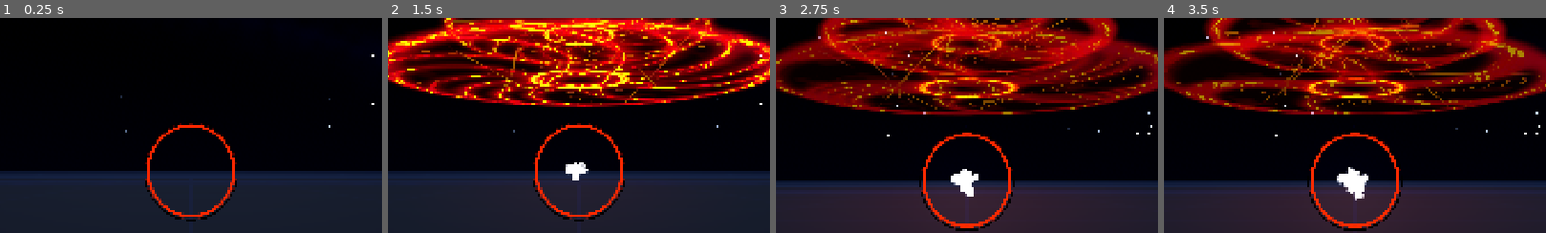
Above: before the commit, frames 1-4 (left to right).
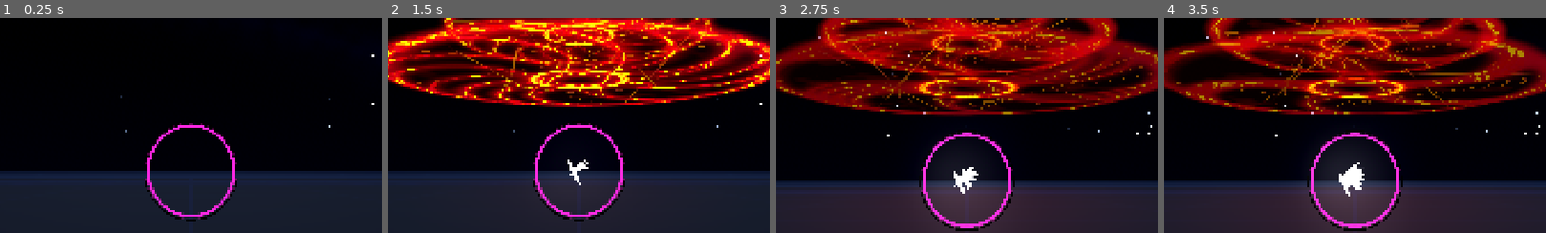
Above: after the commit, the same moments.

Repository: DHA343/explosion
Game: Godot game, scene res://main/main_3d.tscn
Same seed, same stepped clock (60 frames per second), same inputs: the game is played once before the commit and once after it.
Inputs (mouse positions are % of the whole screen's width and height, from its top left):
- Up to frame 1 (0.25 s): no input
- Up to frame 2 (1.5 s): tap Enter at 0.5 s; move the mouse to (72, 45) at 0.52 s; hold D 0.53-1.25 s; tap 1 at 0.6 s; click (72, 45) at 0.67 s; drag from (30, 55) to (45, 70) at 1.27 s
- Up to frame 3 (2.75 s): move the mouse to (60, 28) at 2.02 s; hold D from 2.03 s (still down); tap F at 2.1 s
- Up to frame 4 (3.5 s): release D at 2.75 s; drag from (45, 70) to (20, 35) at 2.77 s
The pictures show only the part of the screen within x 25-75%, y 50-100%; the shares and areas given below are measured in that part.

The runs differ from the first frame. In frame 1, 1.2% of the frame differs, in the area x 38-62%, y 48-94%; in frame 2, 1.5%; in frame 3, 1.7%; in frame 4, 2.7%, in the area x 38-62%, y 53-98%.

Commit message:
5

Diff:
--- a/orb/light_burst.gd
+++ b/orb/light_burst.gd
@@ -1,5 +1,7 @@
 @tool
 extends GPUParticles2D
+
+const TRAIL_WIDTH_SCALE := 0.12
 
 @export_range(1.0, 1024.0, 1.0) var particle_size: float = 128.0:
 	set(value):
@@ -13,17 +15,36 @@
 		if is_inside_tree():
 			_apply_sphere_radius()
 
+@onready var _trail: GPUParticles2D = $Trail
+
 
 func _enter_tree() -> void:
 	_apply_particle_size()
 	_apply_sphere_radius()
 
 
+func _ready() -> void:
+	_synchronize_trail()
+	_apply_particle_size()
+	_apply_sphere_radius()
+
+
 func _apply_particle_size() -> void:
 	set_instance_shader_parameter("particle_size", particle_size)
+	if is_node_ready():
+		_trail.set_instance_shader_parameter("trail_width", particle_size * TRAIL_WIDTH_SCALE)
 
 
 func _apply_sphere_radius() -> void:
 	var shader_material := process_material as ShaderMaterial
 	assert(shader_material != null, "LightBurstにはShaderMaterialを設定してください。")
 	shader_material.set_shader_parameter("sphere_radius", sphere_radius)
+
+
+func _synchronize_trail() -> void:
+	_trail.amount = amount
+	_trail.lifetime = lifetime
+	_trail.local_coords = local_coords
+	_trail.process_material = process_material
+	_trail.use_fixed_seed = true
+	_trail.seed = seed
--- a/orb/light_burst.tscn
+++ b/orb/light_burst.tscn
@@ -3,6 +3,7 @@
 [ext_resource type="Material" uid="uid://r7tadqrv8a74" path="res://orb/light_burst_material.tres" id="2_4glmt"]
 [ext_resource type="Material" uid="uid://bitx5gvu4qwd2" path="res://orb/light_burst_process_material.tres" id="2_kbmwm"]
 [ext_resource type="Script" uid="uid://0u43suc8ln6t" path="res://orb/light_burst.gd" id="3_t5wk0"]
+[ext_resource type="Material" path="res://orb/light_burst_trail_material.tres" id="4_trail"]
 
 [node name="LightBurst" type="GPUParticles2D" unique_id=15074733]
 material = ExtResource("2_4glmt")
@@ -11,5 +12,20 @@
 lifetime = 1.09
 local_coords = true
 process_material = ExtResource("2_kbmwm")
+use_fixed_seed = true
+seed = 1
 script = ExtResource("3_t5wk0")
 particle_size = 400.0
+
+[node name="Trail" type="GPUParticles2D" parent="."]
+material = ExtResource("4_trail")
+amount = 10
+lifetime = 1.09
+local_coords = true
+trail_enabled = true
+trail_lifetime = 0.1
+trail_sections = 4
+trail_section_subdivisions = 1
+process_material = ExtResource("2_kbmwm")
+use_fixed_seed = true
+seed = 1
--- a/orb/light_burst_material.tres
+++ b/orb/light_burst_material.tres
@@ -5,8 +5,5 @@
 [resource]
 shader = ExtResource("1_kedwy")
 shader_parameter/color = Color(1.8247963, 1.8247963, 1.8247963, 1)
-shader_parameter/inner_width = 0.02999999932944
-shader_parameter/outer_width = 0.12999999709424
-shader_parameter/perspective_power = 1.5
+shader_parameter/width_scale = 0.18
 shader_parameter/edge_softness = 0.05999999865888
-shader_parameter/join_softness = 0.0050000002375
--- a/orb/light_burst_process_material.tres
+++ b/orb/light_burst_process_material.tres
@@ -8,5 +8,5 @@
 shader_parameter/min_length_scale = 0.2999999932944
 shader_parameter/speed_decay_power = 2.5000000223518
 shader_parameter/depth_strength = 0.3999999910592
-shader_parameter/end_length_scale = 0.249999994412
+shader_parameter/end_length_scale = 1.0
 shader_parameter/sphere_radius = 450.0
--- a/orb/light_burst_shader.tres
+++ b/orb/light_burst_shader.tres
@@ -1,316 +1,21 @@
-[gd_resource type="VisualShader" format=3 uid="uid://dsoq1i6qscra8"]
-
-[sub_resource type="VisualShaderNodeFloatParameter" id="VisualShaderNodeFloatParameter_edge_softness"]
-linked_parent_graph_frame = 46
-parameter_name = "edge_softness"
-hint = 2
-max = 0.25
-step = 0.01
-default_value_enabled = true
-default_value = 0.02
-
-[sub_resource type="VisualShaderNodeFloatOp" id="VisualShaderNodeFloatOp_body_soft_width"]
-default_input_values = [0, 0.0, 1, 0.02]
-linked_parent_graph_frame = 46
-
-[sub_resource type="VisualShaderNodeSmoothStep" id="VisualShaderNodeSmoothStep_body"]
-default_input_values = [0, 0.0, 1, 0.02, 2, 0.0]
-linked_parent_graph_frame = 46
-
-[sub_resource type="VisualShaderNodeFloatOp" id="VisualShaderNodeFloatOp_body_vertical"]
-default_input_values = [0, 1.0, 1, 0.0]
-linked_parent_graph_frame = 46
-operator = 1
-
-[sub_resource type="VisualShaderNodeFloatOp" id="VisualShaderNodeFloatOp_head_center_x"]
-default_input_values = [0, 1.0, 1, 0.25]
-operator = 1
-
-[sub_resource type="VisualShaderNodeFloatOp" id="VisualShaderNodeFloatOp_body_x"]
-default_input_values = [0, 0.0, 1, 0.08]
-operator = 1
-
-[sub_resource type="VisualShaderNodeFloatOp" id="VisualShaderNodeFloatOp_body_length"]
-default_input_values = [0, 0.92, 1, 0.08]
-operator = 1
-
-[sub_resource type="VisualShaderNodeFloatOp" id="VisualShaderNodeFloatOp_body_t_raw"]
-default_input_values = [0, 0.0, 1, 1.0]
-operator = 3
-
-[sub_resource type="VisualShaderNodeClamp" id="VisualShaderNodeClamp_body_t"]
-linked_parent_graph_frame = 43
-
-[sub_resource type="VisualShaderNodeInput" id="VisualShaderNodeInput_uv"]
-input_name = "uv"
-
-[sub_resource type="VisualShaderNodeFloatOp" id="VisualShaderNodeFloatOp_tail_body_start"]
-default_input_values = [0, 0.08, 1, 0.02]
-operator = 1
-
-[sub_resource type="VisualShaderNodeSmoothStep" id="VisualShaderNodeSmoothStep_body_start"]
-default_input_values = [0, 0.06, 1, 0.08, 2, 0.0]
-
-[sub_resource type="VisualShaderNodeFloatOp" id="VisualShaderNodeFloatOp_head_body_end"]
-default_input_values = [0, 0.92, 1, 0.02]
-
-[sub_resource type="VisualShaderNodeSmoothStep" id="VisualShaderNodeSmoothStep_body_end"]
-default_input_values = [0, 0.92, 1, 0.94, 2, 0.0]
-
-[sub_resource type="VisualShaderNodeFloatOp" id="VisualShaderNodeFloatOp_body_end_mask"]
-default_input_values = [0, 1.0, 1, 0.0]
-operator = 1
-
-[sub_resource type="VisualShaderNodeFloatOp" id="VisualShaderNodeFloatOp_body_start_end"]
-default_input_values = [0, 0.0, 1, 1.0]
-operator = 2
-
-[sub_resource type="VisualShaderNodeFloatOp" id="VisualShaderNodeFloatOp_body"]
-default_input_values = [0, 0.0, 1, 1.0]
-operator = 2
-
-[sub_resource type="VisualShaderNodeVectorCompose" id="VisualShaderNodeVectorCompose_tail_center"]
-default_input_values = [0, 0.0, 1, 0.5, 2, 0.0]
-op_type = 0
-
-[sub_resource type="VisualShaderNodeVectorOp" id="VisualShaderNodeVectorOp_tail_delta"]
-default_input_values = [0, Vector2(0, 0), 1, Vector2(0, 0)]
-op_type = 0
-operator = 1
-
-[sub_resource type="VisualShaderNodeVectorLen" id="VisualShaderNodeVectorLen_tail_distance"]
-default_input_values = [0, Vector2(0, 0)]
-op_type = 0
-
-[sub_resource type="VisualShaderNodeVectorDecompose" id="VisualShaderNodeVectorDecompose_uv"]
-default_input_values = [0, Vector2(0, 0)]
-op_type = 0
-
-[sub_resource type="VisualShaderNodeFloatOp" id="VisualShaderNodeFloatOp_tail_soft_radius"]
-default_input_values = [0, 0.08, 1, 0.02]
-
-[sub_resource type="VisualShaderNodeSmoothStep" id="VisualShaderNodeSmoothStep_tail_circle"]
-default_input_values = [0, 0.08, 1, 0.1, 2, 0.0]
-
-[sub_resource type="VisualShaderNodeFloatOp" id="VisualShaderNodeFloatOp_tail_circle"]
-default_input_values = [0, 1.0, 1, 0.0]
-operator = 1
-
-[sub_resource type="VisualShaderNodeVectorCompose" id="VisualShaderNodeVectorCompose_head_center"]
-default_input_values = [0, 0.0, 1, 0.5, 2, 0.0]
-op_type = 0
-
-[sub_resource type="VisualShaderNodeVectorOp" id="VisualShaderNodeVectorOp_head_delta"]
-default_input_values = [0, Vector2(0, 0), 1, Vector2(0, 0)]
-op_type = 0
-operator = 1
-
-[sub_resource type="VisualShaderNodeVectorLen" id="VisualShaderNodeVectorLen_head_distance"]
-default_input_values = [0, Vector2(0, 0)]
-op_type = 0
-
-[sub_resource type="VisualShaderNodeFloatOp" id="VisualShaderNodeFloatOp_head_soft_radius"]
-default_input_values = [0, 0.25, 1, 0.02]
-
-[sub_resource type="VisualShaderNodeSmoothStep" id="VisualShaderNodeSmoothStep_head_circle"]
-default_input_values = [0, 0.25, 1, 0.27, 2, 0.0]
-
-[sub_resource type="VisualShaderNodeFloatOp" id="VisualShaderNodeFloatOp_head_circle"]
-default_input_values = [0, 1.0, 1, 0.0]
-operator = 1
-
-[sub_resource type="VisualShaderNodeFloatOp" id="VisualShaderNodeFloatOp_body_with_tail"]
-default_input_values = [0, 0.0, 1, 1.0]
-operator = 6
-
-[sub_resource type="VisualShaderNodeSmoothStep" id="VisualShaderNodeSmoothStep_width_t"]
-default_input_values = [0, 0.0, 1, 1.0, 2, 0.0]
-
-[sub_resource type="VisualShaderNodeFloatOp" id="VisualShaderNodeFloatOp_final_shape"]
-default_input_values = [0, 0.0, 1, 1.0]
-operator = 6
-
-[sub_resource type="VisualShaderNodeColorParameter" id="VisualShaderNodeColorParameter_color"]
-parameter_name = "color"
-default_value_enabled = true
-
-[sub_resource type="VisualShaderNodeFloatParameter" id="VisualShaderNodeFloatParameter_join_softness"]
-parameter_name = "join_softness"
-hint = 2
-max = 0.02
-step = 0.001
-default_value_enabled = true
-default_value = 0.005
-
-[sub_resource type="VisualShaderNodeFrame" id="VisualShaderNodeFrame_perspective"]
-size = Vector2(1040, 600)
-title = "前後パース"
-tint_color_enabled = true
-attached_nodes = PackedInt32Array(5, 6, 7, 18, 44, 45)
-
-[sub_resource type="VisualShaderNodeFloatParameter" id="VisualShaderNodeFloatParameter_perspective_power"]
-linked_parent_graph_frame = 43
-parameter_name = "perspective_power"
-hint = 2
-min = 0.5
-max = 4.0
-step = 0.01
-default_value_enabled = true
-default_value = 1.5
-
-[sub_resource type="VisualShaderNodeFloatOp" id="VisualShaderNodeFloatOp_perspective_power"]
-default_input_values = [0, 0.0, 1, 1.5]
-linked_parent_graph_frame = 43
-operator = 5
-
-[sub_resource type="VisualShaderNodeFrame" id="VisualShaderNodeFrame_ellipse"]
-size = Vector2(1900, 560)
-title = "楕円輪郭"
-tint_color_enabled = true
-attached_nodes = PackedInt32Array(8, 9, 10, 11, 12, 13)
-
-[sub_resource type="VisualShaderNodeFloatParameter" id="VisualShaderNodeFloatParameter_inner_width"]
-linked_parent_graph_frame = 43
-parameter_name = "inner_width"
-hint = 2
-step = 0.01
-default_value_enabled = true
-default_value = 0.08
-
-[sub_resource type="VisualShaderNodeFloatParameter" id="VisualShaderNodeFloatParameter_outer_width"]
-linked_parent_graph_frame = 43
-parameter_name = "outer_width"
-hint = 2
-step = 0.01
-default_value_enabled = true
-default_value = 0.25
-
-[sub_resource type="VisualShaderNodeMix" id="VisualShaderNodeMix_width"]
-linked_parent_graph_frame = 43
-
-[sub_resource type="VisualShaderNodeFloatOp" id="VisualShaderNodeFloatOp_y_distance"]
-default_input_values = [0, 0.0, 1, 0.5]
-linked_parent_graph_frame = 46
-operator = 1
-
-[sub_resource type="VisualShaderNodeFloatFunc" id="VisualShaderNodeFloatFunc_y_distance"]
-linked_parent_graph_frame = 46
-function = 12
-
-[sub_resource type="VisualShaderNodeFloatParameter" id="VisualShaderNodeFloatParameter_particle_size"]
-parameter_name = "particle_size"
-qualifier = 2
-default_value_enabled = true
-default_value = 128.0
-
-[sub_resource type="VisualShaderNodeVectorCompose" id="VisualShaderNodeVectorCompose_particle_size"]
-
-[sub_resource type="VisualShaderNodeInput" id="VisualShaderNodeInput_vertex"]
-input_name = "vertex"
-
-[sub_resource type="VisualShaderNodeVectorOp" id="VisualShaderNodeVectorOp_particle_size"]
-operator = 2
+[gd_resource type="Shader" format=3 uid="uid://dsoq1i6qscra8"]
 
 [resource]
-mode = 1
-flags/light_only = false
-nodes/vertex/0/position = Vector2(280, 100)
-nodes/vertex/2/node = SubResource("VisualShaderNodeFloatParameter_particle_size")
-nodes/vertex/2/position = Vector2(-860, -80)
-nodes/vertex/3/node = SubResource("VisualShaderNodeVectorCompose_particle_size")
-nodes/vertex/3/position = Vector2(-560, -80)
-nodes/vertex/4/node = SubResource("VisualShaderNodeInput_vertex")
-nodes/vertex/4/position = Vector2(-860, 140)
-nodes/vertex/5/node = SubResource("VisualShaderNodeVectorOp_particle_size")
-nodes/vertex/5/position = Vector2(-180, 60)
-nodes/vertex/connections = PackedInt32Array(2, 0, 3, 0, 2, 0, 3, 1, 2, 0, 3, 2, 3, 0, 5, 1, 4, 0, 5, 0, 5, 0, 0, 0)
-nodes/fragment/0/position = Vector2(2600, 160)
-nodes/fragment/2/node = SubResource("VisualShaderNodeInput_uv")
-nodes/fragment/2/position = Vector2(-800, 1900)
-nodes/fragment/3/node = SubResource("VisualShaderNodeVectorDecompose_uv")
-nodes/fragment/3/position = Vector2(-560, 1900)
-nodes/fragment/4/node = SubResource("VisualShaderNodeSmoothStep_width_t")
-nodes/fragment/4/position = Vector2(-360, -320)
-nodes/fragment/5/node = SubResource("VisualShaderNodeFloatParameter_inner_width")
-nodes/fragment/5/position = Vector2(560, 400)
-nodes/fragment/6/node = SubResource("VisualShaderNodeFloatParameter_outer_width")
-nodes/fragment/6/position = Vector2(560, 500)
-nodes/fragment/7/node = SubResource("VisualShaderNodeMix_width")
-nodes/fragment/7/position = Vector2(1220, 260)
-nodes/fragment/8/node = SubResource("VisualShaderNodeFloatOp_y_distance")
-nodes/fragment/8/position = Vector2(-300, 1900)
-nodes/fragment/9/node = SubResource("VisualShaderNodeFloatFunc_y_distance")
-nodes/fragment/9/position = Vector2(-60, 1900)
-nodes/fragment/10/node = SubResource("VisualShaderNodeFloatParameter_edge_softness")
-nodes/fragment/10/position = Vector2(-800, 2080)
-nodes/fragment/11/node = SubResource("VisualShaderNodeFloatOp_body_soft_width")
-nodes/fragment/11/position = Vector2(220, 1900)
-nodes/fragment/12/node = SubResource("VisualShaderNodeSmoothStep_body")
-nodes/fragment/12/position = Vector2(500, 1900)
-nodes/fragment/13/node = SubResource("VisualShaderNodeFloatOp_body_vertical")
-nodes/fragment/13/position = Vector2(780, 1900)
-nodes/fragment/14/node = SubResource("VisualShaderNodeFloatOp_head_center_x")
-nodes/fragment/14/position = Vector2(-100, -40)
-nodes/fragment/15/node = SubResource("VisualShaderNodeFloatOp_body_x")
-nodes/fragment/15/position = Vector2(-100, 260)
-nodes/fragment/16/node = SubResource("VisualShaderNodeFloatOp_body_length")
-nodes/fragment/16/position = Vector2(180, 260)
-nodes/fragment/17/node = SubResource("VisualShaderNodeFloatOp_body_t_raw")
-nodes/fragment/17/position = Vector2(420, 260)
-nodes/fragment/18/node = SubResource("VisualShaderNodeClamp_body_t")
-nodes/fragment/18/position = Vector2(660, 260)
-nodes/fragment/20/node = SubResource("VisualShaderNodeFloatOp_tail_body_start")
-nodes/fragment/20/position = Vector2(300, 420)
-nodes/fragment/21/node = SubResource("VisualShaderNodeSmoothStep_body_start")
-nodes/fragment/21/position = Vector2(560, 420)
-nodes/fragment/22/node = SubResource("VisualShaderNodeFloatOp_head_body_end")
-nodes/fragment/22/position = Vector2(300, 600)
-nodes/fragment/23/node = SubResource("VisualShaderNodeSmoothStep_body_end")
-nodes/fragment/23/position = Vector2(560, 600)
-nodes/fragment/24/node = SubResource("VisualShaderNodeFloatOp_body_end_mask")
-nodes/fragment/24/position = Vector2(820, 600)
-nodes/fragment/25/node = SubResource("VisualShaderNodeFloatOp_body_start_end")
-nodes/fragment/25/position = Vector2(1080, 400)
-nodes/fragment/26/node = SubResource("VisualShaderNodeFloatOp_body")
-nodes/fragment/26/position = Vector2(1320, 300)
-nodes/fragment/27/node = SubResource("VisualShaderNodeVectorCompose_tail_center")
-nodes/fragment/27/position = Vector2(300, 900)
-nodes/fragment/28/node = SubResource("VisualShaderNodeVectorOp_tail_delta")
-nodes/fragment/28/position = Vector2(560, 900)
-nodes/fragment/29/node = SubResource("VisualShaderNodeVectorLen_tail_distance")
-nodes/fragment/29/position = Vector2(820, 900)
-nodes/fragment/30/node = SubResource("VisualShaderNodeFloatOp_tail_soft_radius")
-nodes/fragment/30/position = Vector2(560, 1080)
-nodes/fragment/31/node = SubResource("VisualShaderNodeSmoothStep_tail_circle")
-nodes/fragment/31/position = Vector2(1080, 900)
-nodes/fragment/32/node = SubResource("VisualShaderNodeFloatOp_tail_circle")
-nodes/fragment/32/position = Vector2(1340, 900)
-nodes/fragment/33/node = SubResource("VisualShaderNodeVectorCompose_head_center")
-nodes/fragment/33/position = Vector2(300, 1320)
-nodes/fragment/34/node = SubResource("VisualShaderNodeVectorOp_head_delta")
-nodes/fragment/34/position = Vector2(560, 1320)
-nodes/fragment/35/node = SubResource("VisualShaderNodeVectorLen_head_distance")
-nodes/fragment/35/position = Vector2(820, 1320)
-nodes/fragment/36/node = SubResource("VisualShaderNodeFloatOp_head_soft_radius")
-nodes/fragment/36/position = Vector2(560, 1500)
-nodes/fragment/37/node = SubResource("VisualShaderNodeSmoothStep_head_circle")
-nodes/fragment/37/position = Vector2(1080, 1320)
-nodes/fragment/38/node = SubResource("VisualShaderNodeFloatOp_head_circle")
-nodes/fragment/38/position = Vector2(1340, 1320)
-nodes/fragment/39/node = SubResource("VisualShaderNodeFloatOp_body_with_tail")
-nodes/fragment/39/position = Vector2(1720, 420)
-nodes/fragment/40/node = SubResource("VisualShaderNodeFloatOp_final_shape")
-nodes/fragment/40/position = Vector2(1980, 420)
-nodes/fragment/41/node = SubResource("VisualShaderNodeColorParameter_color")
-nodes/fragment/41/position = Vector2(2240, 160)
-nodes/fragment/42/node = SubResource("VisualShaderNodeFloatParameter_join_softness")
-nodes/fragment/42/position = Vector2(300, 180)
-nodes/fragment/43/node = SubResource("VisualShaderNodeFrame_perspective")
-nodes/fragment/43/position = Vector2(520, 80)
-nodes/fragment/44/node = SubResource("VisualShaderNodeFloatParameter_perspective_power")
-nodes/fragment/44/position = Vector2(920, 400)
-nodes/fragment/45/node = SubResource("VisualShaderNodeFloatOp_perspective_power")
-nodes/fragment/45/position = Vector2(920, 240)
-nodes/fragment/46/node = SubResource("VisualShaderNodeFrame_ellipse")
-nodes/fragment/46/position = Vector2(-900, 1700)
-nodes/fragment/connections = PackedInt32Array(2, 0, 3, 0, 3, 0, 4, 2, 5, 0, 7, 0, 6, 0, 7, 1, 7, 0, 11, 0, 10, 0, 11, 1, 7, 0, 12, 0, 11, 0, 12, 1, 3, 1, 8, 0, 8, 0, 9, 0, 9, 0, 12, 2, 12, 0, 13, 1, 6, 0, 14, 1, 3, 0, 15, 0, 5, 0, 15, 1, 14, 0, 16, 0, 5, 0, 16, 1, 15, 0, 17, 0, 16, 0, 17, 1, 17, 0, 18, 0, 5, 0, 20, 0, 10, 0, 20, 1, 20, 0, 21, 0, 5, 0, 21, 1, 3, 0, 21, 2, 14, 0, 22, 0, 10, 0, 22, 1, 14, 0, 23, 0, 22, 0, 23, 1, 3, 0, 23, 2, 23, 0, 24, 1, 21, 0, 25, 0, 24, 0, 25, 1, 13, 0, 26, 0, 25, 0, 26, 1, 5, 0, 27, 0, 2, 0, 28, 0, 27, 0, 28, 1, 28, 0, 29, 0, 5, 0, 30, 0, 10, 0, 30, 1, 5, 0, 31, 0, 30, 0, 31, 1, 29, 0, 31, 2, 31, 0, 32, 1, 14, 0, 33, 0, 2, 0, 34, 0, 33, 0, 34, 1, 34, 0, 35, 0, 6, 0, 36, 0, 10, 0, 36, 1, 6, 0, 37, 0, 36, 0, 37, 1, 35, 0, 37, 2, 37, 0, 38, 1, 26, 0, 39, 0, 32, 0, 39, 1, 39, 0, 40, 0, 38, 0, 40, 1, 41, 0, 0, 0, 40, 0, 0, 1, 18, 0, 7, 2, 42, 0, 20, 1, 42, 0, 22, 1, 18, 0, 45, 0, 44, 0, 45, 1, 45, 0, 7, 2)
+code = "shader_type canvas_item;
+render_mode blend_add, unshaded;
+
+instance uniform float particle_size = 128.0;
+uniform vec4 color : source_color = vec4(1.0);
+uniform float width_scale = 0.35;
+uniform float edge_softness = 0.06;
+
+void vertex() {
+	VERTEX *= vec2(particle_size * width_scale, particle_size);
+}
+
+void fragment() {
+	vec2 ellipse_position = UV * 2.0 - 1.0;
+	float edge = 1.0 - smoothstep(1.0 - edge_softness, 1.0, dot(ellipse_position, ellipse_position));
+	COLOR = vec4(color.rgb, color.a * edge);
+}
+"
--- /dev/null
+++ b/orb/light_burst_trail_material.tres
@@ -0,0 +1,9 @@
+[gd_resource type="ShaderMaterial" format=3]
+
+[ext_resource type="Shader" path="res://orb/light_burst_trail_shader.gdshader" id="1_trail"]
+
+[resource]
+shader = ExtResource("1_trail")
+shader_parameter/color = Color(1.8247963, 1.8247963, 1.8247963, 1)
+shader_parameter/edge_softness = 0.2
+shader_parameter/fade_power = 1.5
--- /dev/null
+++ b/orb/light_burst_trail_shader.gdshader
@@ -0,0 +1,18 @@
+shader_type canvas_item;
+render_mode blend_add, unshaded;
+
+instance uniform float trail_width = 32.0;
+uniform vec4 color : source_color = vec4(1.0);
+uniform float edge_softness = 0.2;
+uniform float fade_power = 1.5;
+
+void vertex() {
+	VERTEX.x *= trail_width;
+}
+
+void fragment() {
+	float cross_distance = abs(UV.x * 2.0 - 1.0);
+	float edge = 1.0 - smoothstep(1.0 - edge_softness, 1.0, cross_distance);
+	float fade = pow(1.0 - UV.y, fade_power);
+	COLOR = vec4(color.rgb, color.a * edge * fade);
+}
--- a/orb/orb.tscn
+++ b/orb/orb.tscn
@@ -12,7 +12,7 @@
 shader_parameter/min_length_scale = 0.35
 shader_parameter/speed_decay_power = 2.5000000223518
 shader_parameter/depth_strength = 0.3
-shader_parameter/end_length_scale = 0.3
+shader_parameter/end_length_scale = 1.0
 shader_parameter/sphere_radius = 450.0
 
 [sub_resource type="ShaderMaterial" id="ShaderMaterial_h5tvb"]
@@ -21,7 +21,7 @@
 shader_parameter/min_length_scale = 0.35
 shader_parameter/speed_decay_power = 2.5000000223518
 shader_parameter/depth_strength = 0.3
-shader_parameter/end_length_scale = 0.3
+shader_parameter/end_length_scale = 1.0
 shader_parameter/sphere_radius = 150.0
 
 [sub_resource type="ViewportTexture" id="ViewportTexture_j35yx"]
@@ -59,6 +59,7 @@
 instance_shader_parameters/particle_size = 300.0
 amount = 40
 process_material = SubResource("ShaderMaterial_h5tvb")
+seed = 2
 particle_size = 300.0
 sphere_radius = 150.0
 
--- a/orb/orb_surface_shader.tres
+++ b/orb/orb_surface_shader.tres
@@ -110,7 +110,7 @@
 [sub_resource type="VisualShaderNodeMix" id="VisualShaderNodeMix_surface_color"]
 default_input_values = [0, Vector2(0, 0), 1, Vector2(1, 1), 2, 0.5]
 linked_parent_graph_frame = 102
-op_type = 2
+op_type = 4
 
 [sub_resource type="VisualShaderNodeFloatOp" id="VisualShaderNodeFloatOp_alpha_max"]
 linked_parent_graph_frame = 102
Not shown, added: orb/light_burst_trail_shader.gdshader.uid
